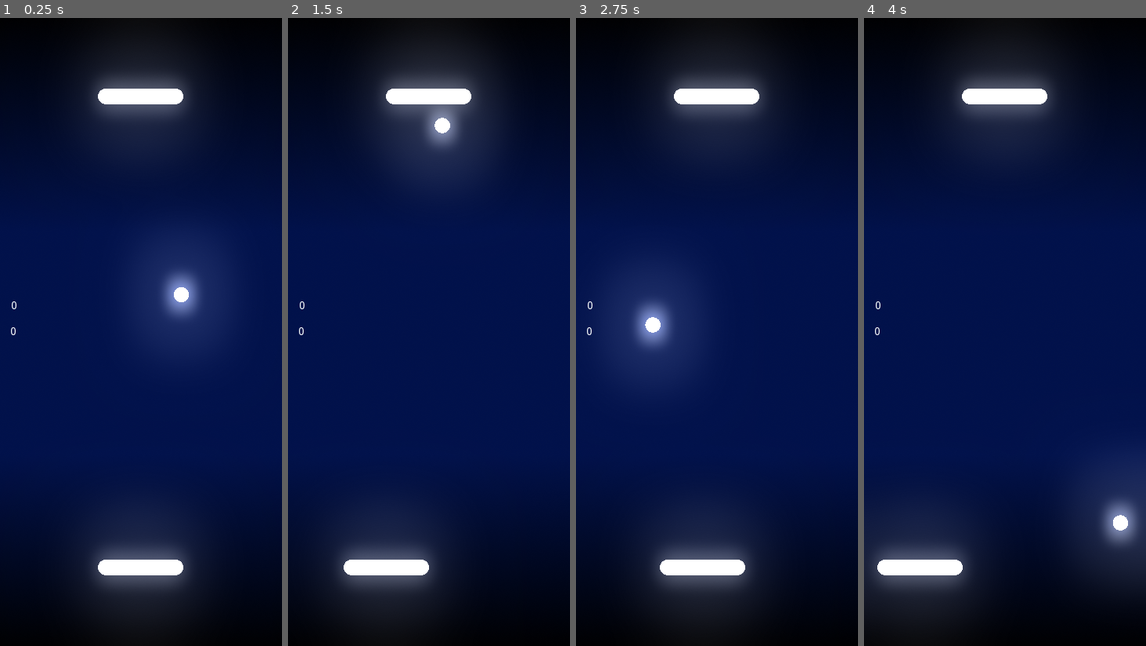
Above: before the commit, frames 1-4 (left to right).
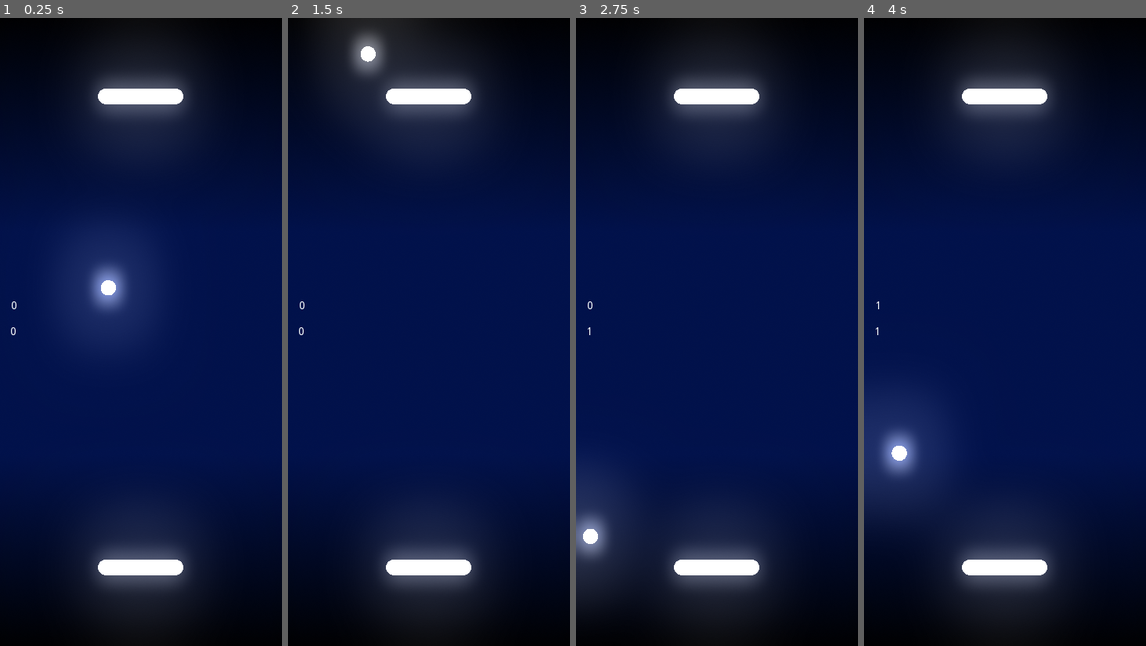
Above: after the commit, the same moments.

Repository: EmilienLeroy/DuoPong
Game: Godot game, scene res://main.tscn
Two runs of this game, one before a commit and one after it. Both use one fixed random seed, a clock stepped at 60 frames per second and the inputs below.
Inputs (mouse positions are in pixels of both pictures, inside the frame that each line leads up to):
- Up to frame 1 (0.25 s): no input
- Up to frame 2 (1.5 s): move the mouse to (491, 300) at 0.52 s; click (491, 300) at 0.67 s; drag from (372, 363) to (414, 457) at 1.27 s
- Up to frame 3 (2.75 s): move the mouse to (745, 193) at 2.02 s; click (745, 193) at 2.17 s
- Up to frame 4 (4 s): drag from (990, 457) to (920, 237) at 2.77 s; move the mouse to (1089, 426) at 3.52 s; click (1089, 426) at 3.67 s

The runs differ from the first frame. In frame 1, 2.5% of the frame differs, in the area x 29-74%, y 38-49%; in frame 2, 4.8%; in frame 3, 4.1%; in frame 4, 9.1%, in the area x 0-100%, y 45-93%.

Commit message:
✨ Improve ball spawn direction and allow two players to play

Diff:
--- a/entities/player/player.gd
+++ b/entities/player/player.gd
@@ -3,9 +3,10 @@
 export var playable = true;
 
 func _ready():
+	$Touch.connect("input_event", self, "on_input_event")
 	pass
 
-func _unhandled_input(event):
+func on_input_event(viewport, event, shape_idx):
 	if !event is InputEventScreenDrag or !playable:
 		return
 
--- a/entities/player/player.tscn
+++ b/entities/player/player.tscn
@@ -12,6 +12,9 @@
 extents = Vector2( 45.5, 10 )
 
 [sub_resource type="CircleShape2D" id=2]
+
+[sub_resource type="RectangleShape2D" id=5]
+extents = Vector2( 120.5, 52 )
 
 [node name="Player" type="KinematicBody2D"]
 script = ExtResource( 1 )
@@ -33,3 +36,9 @@
 [node name="CollisionRight" type="CollisionShape2D" parent="."]
 position = Vector2( 44, 0 )
 shape = SubResource( 2 )
+
+[node name="Touch" type="Area2D" parent="."]
+
+[node name="Zone" type="CollisionShape2D" parent="Touch"]
+position = Vector2( -0.5, 0 )
+shape = SubResource( 5 )
--- a/scenes/game/game.gd
+++ b/scenes/game/game.gd
@@ -1,4 +1,9 @@
 extends Node2D
+
+enum Position {
+	Top,
+	Bottom
+}
 
 var Player = preload("res://entities/player/player.tscn");
 var Ball = preload("res://entities/ball/ball.tscn");
@@ -8,15 +13,15 @@
 func _ready():
 	randomize();
 
-	add_player(true);
-	add_player(false);
+	add_player(true, Position.Bottom);
+	add_player(true, Position.Top);
 	add_ball(get_random_direction());
 
 	$Walls.connect("goal", self, "on_goal");
 	pass
 
 
-func add_player(playable):
+func add_player(playable, position):
 	var player = Player.instance();
 
 	add_child(player);
@@ -24,7 +29,7 @@
 	player.playable = playable;
 	player.global_position.x = (get_viewport_rect().size / 2).x
 
-	if (playable):
+	if (position == Position.Top):
 		player.global_position.y = get_viewport_rect().size.y - offset;
 	else:
 		player.global_position.y = offset;
@@ -40,7 +45,7 @@
 	return ball;
 
 func get_random_direction():
-	var x = rand_range(0.5, 5);
+	var x = rand_range(-1, 1);
 
 	if randi() % 2 == 0:
 		return Vector2(x, 1);
Not shown: 1 places in entities/player/player.tscn that only renumber resources
